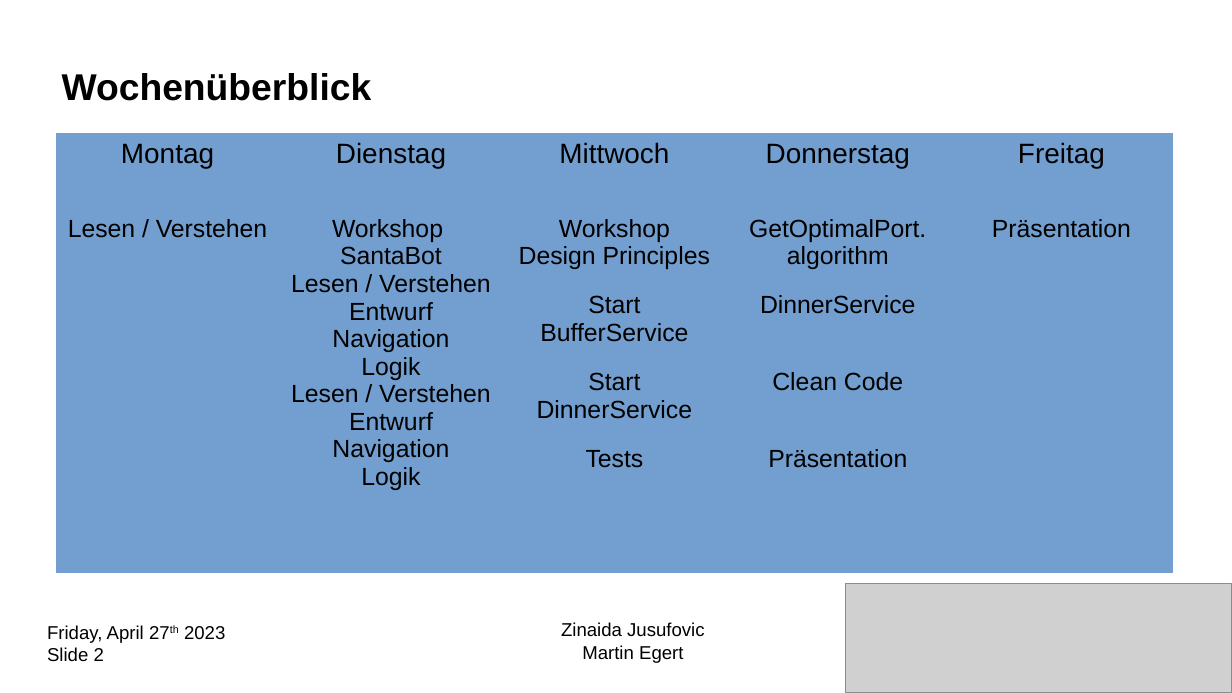
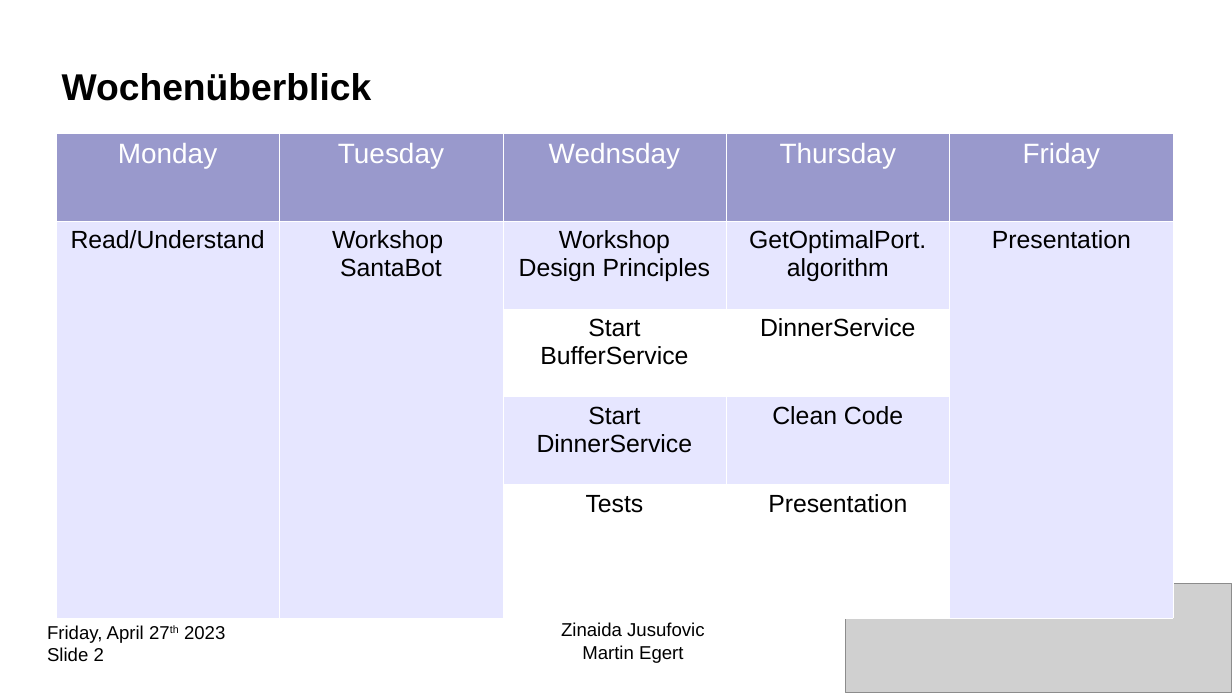
Before and after one commit to CodecoolGlobal/ehotel-buffet-java-zenais, a slide deck: slide 2 of presentation/20230413_EHotelBuffet.odp. Drawn at 1232x693 pixels with LibreOffice and Linux fonts; fonts in the diff are those of the drawing; grey boxes stand for pictures. Boxes give left, top, right and bottom in pixels: in the first picture for what was removed or moved away, otherwise in the second. Text is boxed around its words. In the diff, an @@ line names an element or a change of style, - is before the commit and + after.

Commit message:
updated slides

```diff
--- a/presentation/20230413_EHotelBuffet.odp
+++ b/presentation/20230413_EHotelBuffet.odp
@@ table at (56,133,1174,619) @@
-row 1: Montag | Dienstag | Mittwoch | Donnerstag | Freitag
+row 1: Monday | Tuesday | Wednsday | Thursday | Friday
-row 2: Lesen / Verstehen | Workshop SantaBot / Lesen / Verstehen / Entwurf / Navigation Logik / Lesen / Verstehen / Entwurf / Navigation Logik | Workshop Design Principles | GetOptimalPort. / algorithm | Präsentation
+row 2: Read/Understand | Workshop SantaBot | Workshop Design Principles | GetOptimalPort. / algorithm | Presentation
-row 5, column 4: Präsentation
+row 5, column 4: Presentation
@@ fill #729FCF to #9999CC in row 1 @@
@@ fill #729FCF to #E6E6FF in 7 cells @@
@@ fill #729FCF to #FFFFFF in 4 cells @@
@@ borders changed @@
```
